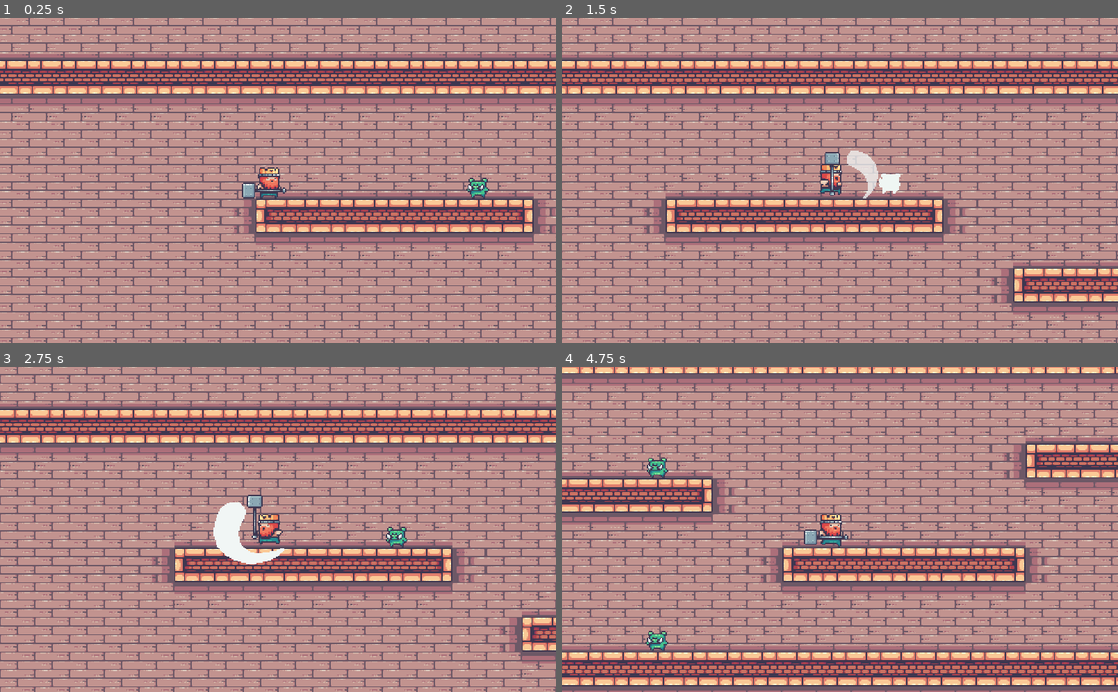
Above: before the commit, frames 1-4 (two rows, left to right).
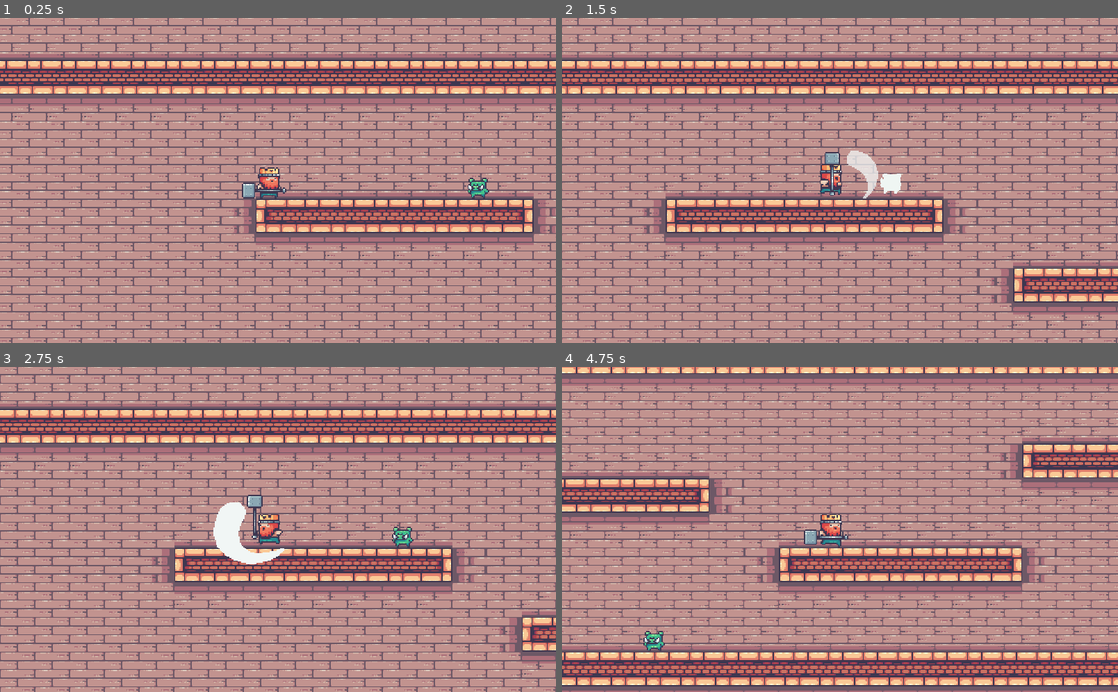
Above: after the commit, the same moments.

Repository: brunoskonrad/kings-and-pigs
Game: Godot game, scene res://Levels/Sandbox.tscn
The game is run twice, just before and just after one commit, with the same random seed, the same clock (stepped at 60 frames per second) and the same inputs.
Inputs:
- Up to frame 1 (0.25 s): no input
- Up to frame 2 (1.5 s): hold Q (attack) 0.53-1.28 s; hold Right (ui_right) from 0.53 s (still down); tap Space (jump) at 0.77 s; tap Q (attack) at 1.35 s
- Up to frame 3 (2.75 s): tap Space (jump) at 1.52 s; release Right (ui_right) at 2.03 s; hold Left (ui_left) from 2.03 s (still down); hold Q (attack) from 2.03 s (still down)
- Up to frame 4 (4.75 s): release Left (ui_left) at 2.78 s; release Q (attack) at 2.78 s; hold Right (ui_right) 2.78-4.28 s; tap Q (attack) at 2.85, 4.35 s; tap Space (jump) at 3.02, 3.77, 4.52 s; hold Q (attack) 3.53-4.28 s; hold Left (ui_left) from 4.28 s (still down)

The runs differ from the first frame. In frame 1, less than 0.1% of the frame differs, in the area x 83-88%, y 52-55%; in frame 2, less than 0.1%; in frame 3, 0.2%; in frame 4, 22%, in the area x 0-100%, y 0-100%.

Commit message:
Attack!

Diff:
--- /dev/null
+++ b/Actors/Attributes/Health.gd
@@ -0,0 +1,16 @@
+extends Node
+
+export(int) var max_health = 3
+onready var health = max_health
+
+func is_alive():
+	return health > 0
+
+func is_dead():
+	return health <= 0
+
+func take_damage(damage):
+	health -= damage
+
+func heal(amount):
+	health += min(health + amount, max_health)
--- /dev/null
+++ b/Actors/Attributes/Health.tscn
@@ -0,0 +1,6 @@
+[gd_scene load_steps=2 format=2]
+
+[ext_resource path="res://Actors/Attributes/Health.gd" type="Script" id=1]
+
+[node name="Health" type="Node"]
+script = ExtResource( 1 )
--- a/Actors/Enemies/Pig.gd
+++ b/Actors/Enemies/Pig.gd
@@ -18,8 +18,18 @@
 
 func take_damage():
 	if not is_invulnerable():
+		$DamageCooldown.start()
 		$AnimatedSprite.play("hit")
-		$DamageCooldown.start()
+
+		$Health.take_damage(1)
+		velocity.x = 50
+
 
 func _on_DamageCooldown_timeout():
+	pass
+
+func _on_AnimatedSprite_animation_finished():
 	$AnimatedSprite.play("idle")
+	velocity.x = 0
+	if $Health.is_dead():
+		queue_free()
--- a/Actors/Enemies/Pig.tscn
+++ b/Actors/Enemies/Pig.tscn
@@ -1,8 +1,9 @@
-[gd_scene load_steps=19 format=2]
+[gd_scene load_steps=20 format=2]
 
 [ext_resource path="res://Assets/03-Pig/Idle (34x28).png" type="Texture" id=1]
 [ext_resource path="res://Actors/Enemies/Pig.gd" type="Script" id=2]
 [ext_resource path="res://Assets/03-Pig/Hit (34x28).png" type="Texture" id=3]
+[ext_resource path="res://Actors/Attributes/Health.tscn" type="PackedScene" id=4]
 
 [sub_resource type="AtlasTexture" id=1]
 atlas = ExtResource( 1 )
@@ -66,7 +67,7 @@
 "frames": [ SubResource( 12 ), SubResource( 13 ) ],
 "loop": false,
 "name": "hit",
-"speed": 5.0
+"speed": 10.0
 } ]
 
 [sub_resource type="RectangleShape2D" id=15]
@@ -82,7 +83,7 @@
 position = Vector2( 2.16744e-07, 0 )
 frames = SubResource( 14 )
 animation = "idle"
-frame = 8
+frame = 1
 playing = true
 
 [node name="CollisionShape2D" type="CollisionShape2D" parent="."]
@@ -92,4 +93,8 @@
 [node name="DamageCooldown" type="Timer" parent="."]
 wait_time = 0.8
 one_shot = true
+
+[node name="Health" parent="." instance=ExtResource( 4 )]
+max_health = 2
+[connection signal="animation_finished" from="AnimatedSprite" to="." method="_on_AnimatedSprite_animation_finished"]
 [connection signal="timeout" from="DamageCooldown" to="." method="_on_DamageCooldown_timeout"]
--- a/Actors/Player/PlayerKing.tscn
+++ b/Actors/Player/PlayerKing.tscn
@@ -153,7 +153,7 @@
 [node name="AnimatedSprite" type="AnimatedSprite" parent="."]
 frames = SubResource( 25 )
 animation = "idle"
-frame = 7
+frame = 1
 playing = true
 script = ExtResource( 8 )
 
